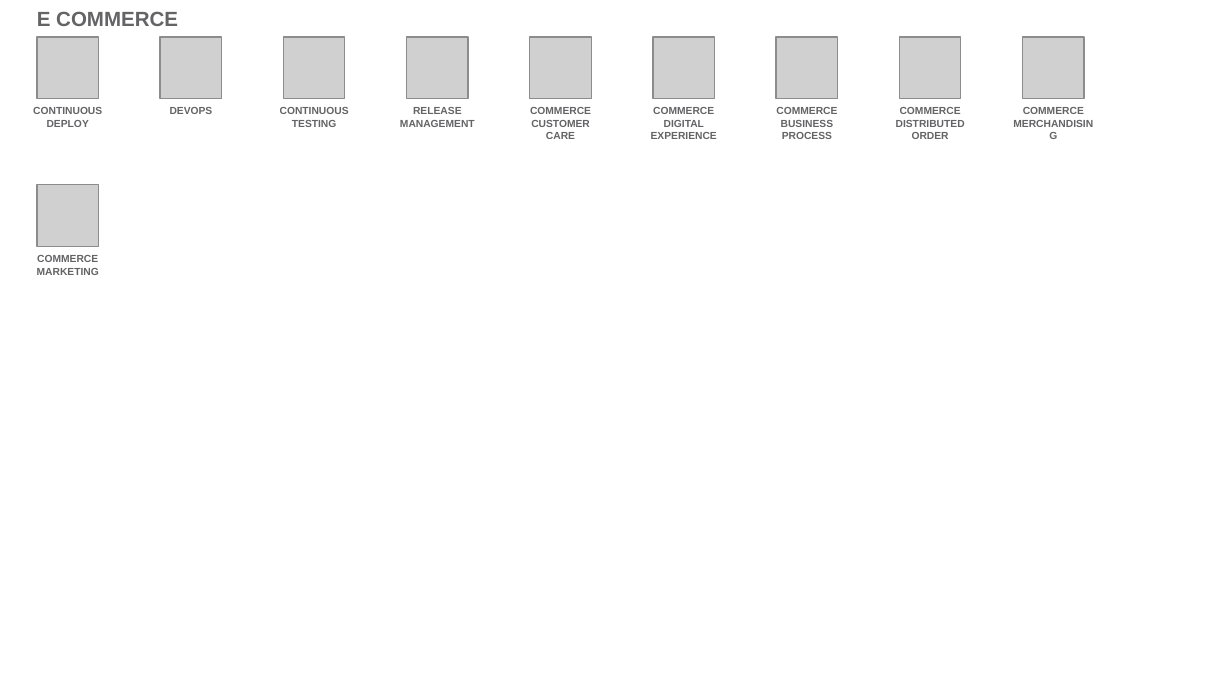
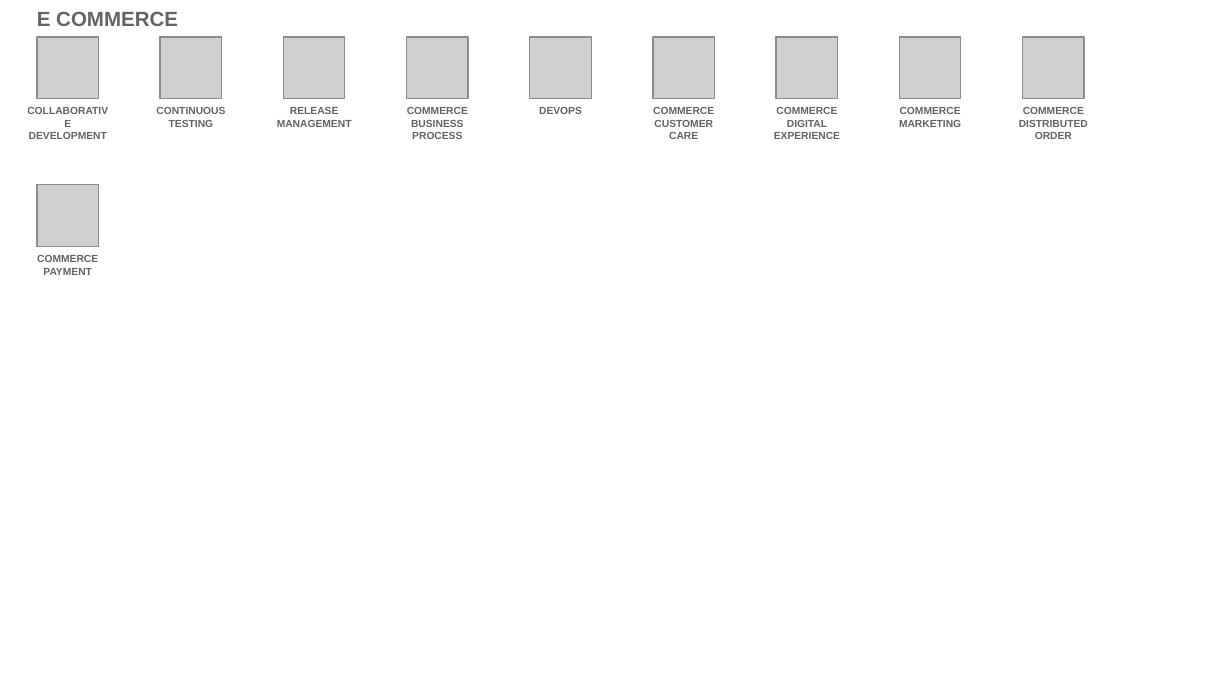
Before and after one commit to l2fprod/myarchitecture, a slide deck: slide 17 of mycatalog-architecture-diagram-template.pptx. Drawn at 1232x693 pixels with LibreOffice and Linux fonts; fonts in the diff are those of the drawing; grey boxes stand for pictures. Boxes give left, top, right and bottom in pixels: in the first picture for what was removed or moved away, otherwise in the second. Text is boxed around its words. In the diff, an @@ line names an element or a change of style, - is before the commit and + after.

```diff
--- a/mycatalog-architecture-diagram-template.pptx
+++ b/mycatalog-architecture-diagram-template.pptx
@@ text "CONTINUOUS TESTING": place and size @@
-text "CONTINUOUS TESTING" at bbox=[280, 107, 349, 127]
+text "CONTINUOUS TESTING" at bbox=[156, 107, 225, 127]
@@ text "RELEASE MANAGEMENT": place and size @@
-text "RELEASE MANAGEMENT" at bbox=[400, 107, 475, 127]
+text "RELEASE MANAGEMENT" at bbox=[277, 107, 352, 127]
@@ text "COMMERCE BUSINESS PROCESS": place and size @@
-text "COMMERCE BUSINESS PROCESS" at bbox=[776, 107, 837, 139]
+text "COMMERCE BUSINESS PROCESS" at bbox=[407, 107, 468, 139]
@@ text "DEVOPS": place and size @@
-text "DEVOPS" at bbox=[170, 107, 213, 114]
+text "DEVOPS" at bbox=[539, 107, 582, 114]
@@ text "COMMERCE CUSTOMER CARE": place and size @@
-text "COMMERCE CUSTOMER CARE" at bbox=[530, 107, 591, 139]
+text "COMMERCE CUSTOMER CARE" at bbox=[653, 107, 714, 139]
@@ text "COMMERCE DIGITAL EXPERIENCE": place and size @@
-text "COMMERCE DIGITAL EXPERIENCE" at bbox=[651, 107, 717, 139]
+text "COMMERCE DIGITAL EXPERIENCE" at bbox=[774, 107, 840, 139]
@@ text at bbox=[899, 107, 961, 127]: text changed @@
-COMMERCE DISTRIBUTED ORDER
+COMMERCE MARKETING
@@ text at bbox=[1019, 107, 1088, 139]: text changed @@
-COMMERCE MERCHANDISING
+COMMERCE DISTRIBUTED ORDER
@@ text at bbox=[29, 132, 107, 139]: text changed @@
-CONTINUOUS DEPLOY
+COLLABORATIVE DEVELOPMENT
@@ text at bbox=[37, 255, 98, 275]: text changed @@
-COMMERCE MARKETING
+COMMERCE PAYMENT
```
Also in this commit, not shown: 18 other slides changed.
